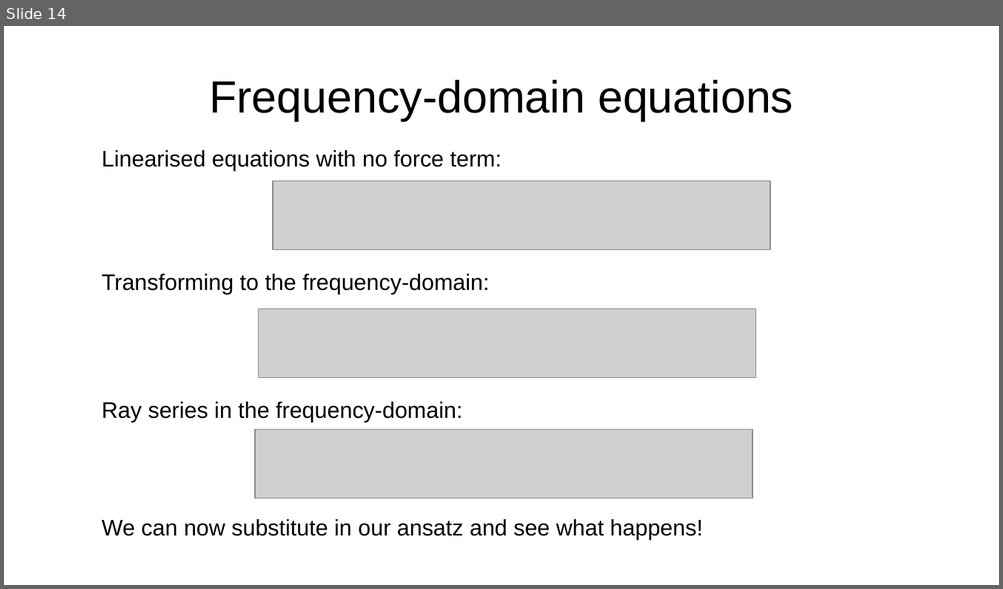
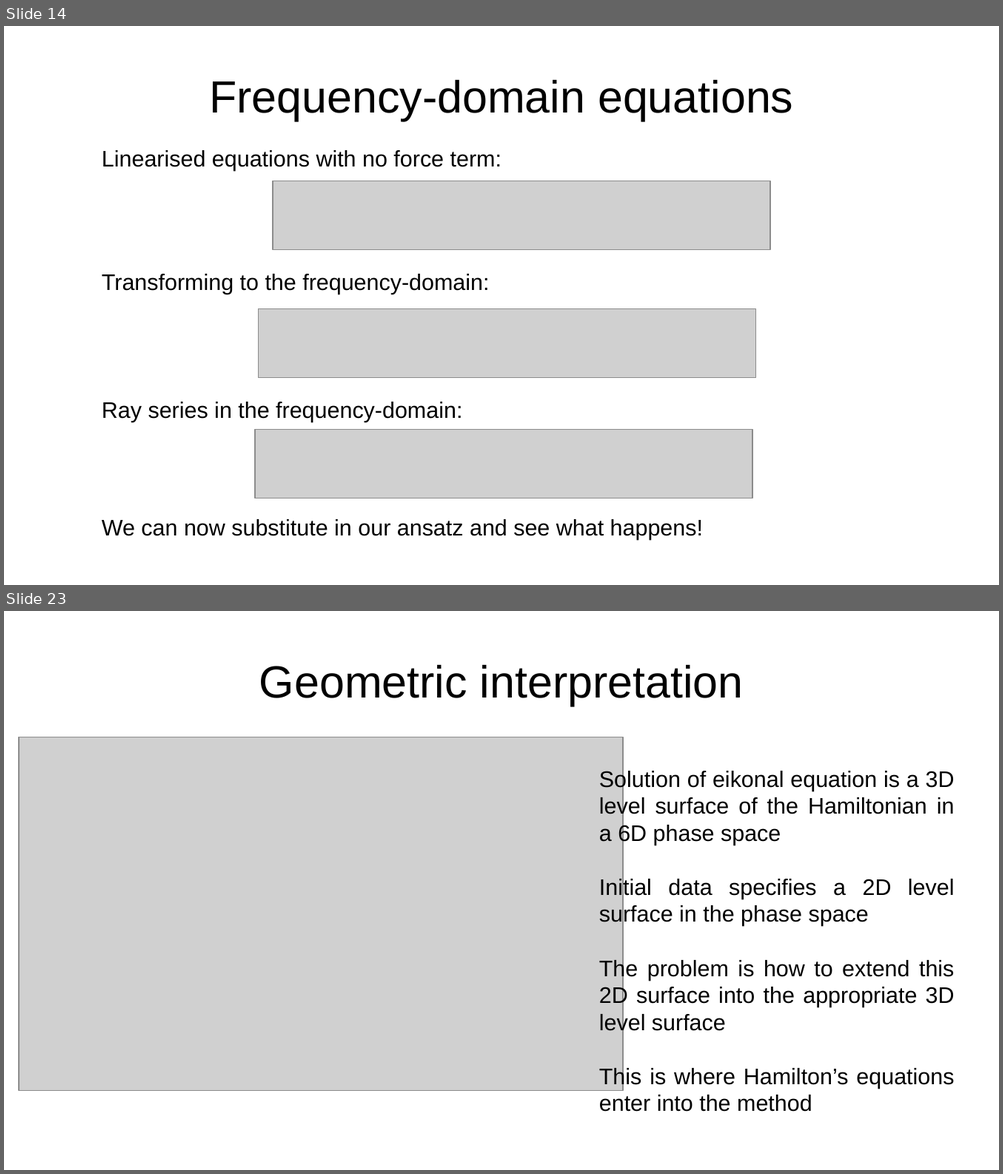
Before and after one commit to da380/PEPLectures, a slide deck: slides/slides5.odp. Shown one above the other, each under a label of ours: slide 14 before the commit, slides 14 and 23 after it; the slides between them are not shown. The pictures are 1003x589 and 1003x1174 pixels, drawn with LibreOffice and Linux fonts; fonts in the diff are those of the drawing; grey boxes stand for pictures. Boxes give left, top, right and bottom in pixels: in the first picture for what was removed or moved away, otherwise in the second. Text is boxed around its words. In the diff, an @@ line names an element or a change of style, - is before the commit and + after.

```diff
--- a/slides/slides5.odp
+++ b/slides/slides5.odp
@@ slide 23 added at [4,611,999,1170], background #FFFFFF @@
@@ title added at [259,664,743,706], 36 pt, text #000000 @@
+Geometric interpretation
@@ picture added at [19,738,622,1091] @@
@@ text added at [599,769,954,1089], 18 pt, text #000000 @@
+Solution of eikonal equation is a 3D level surface of the Hamiltonian in a 6D phase space
+Initial data specifies a 2D level surface in the phase space
+The problem is how to extend this 2D surface into the appropriate 3D level surface
+This is where Hamilton’s equations enter into the method
```
Also in this commit, not shown: 1 slide changed, 12 other slides added, 4 other files.
